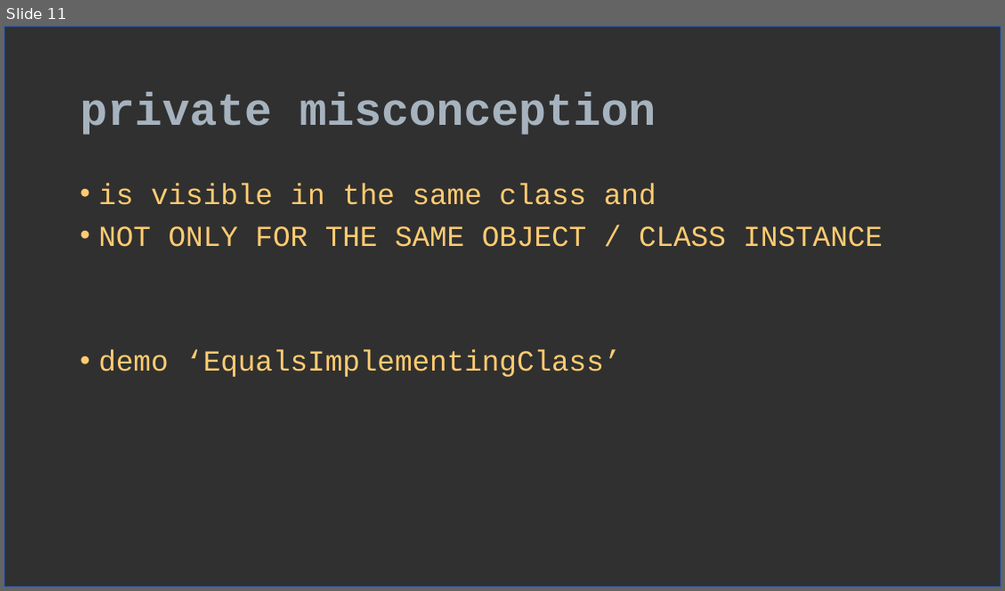
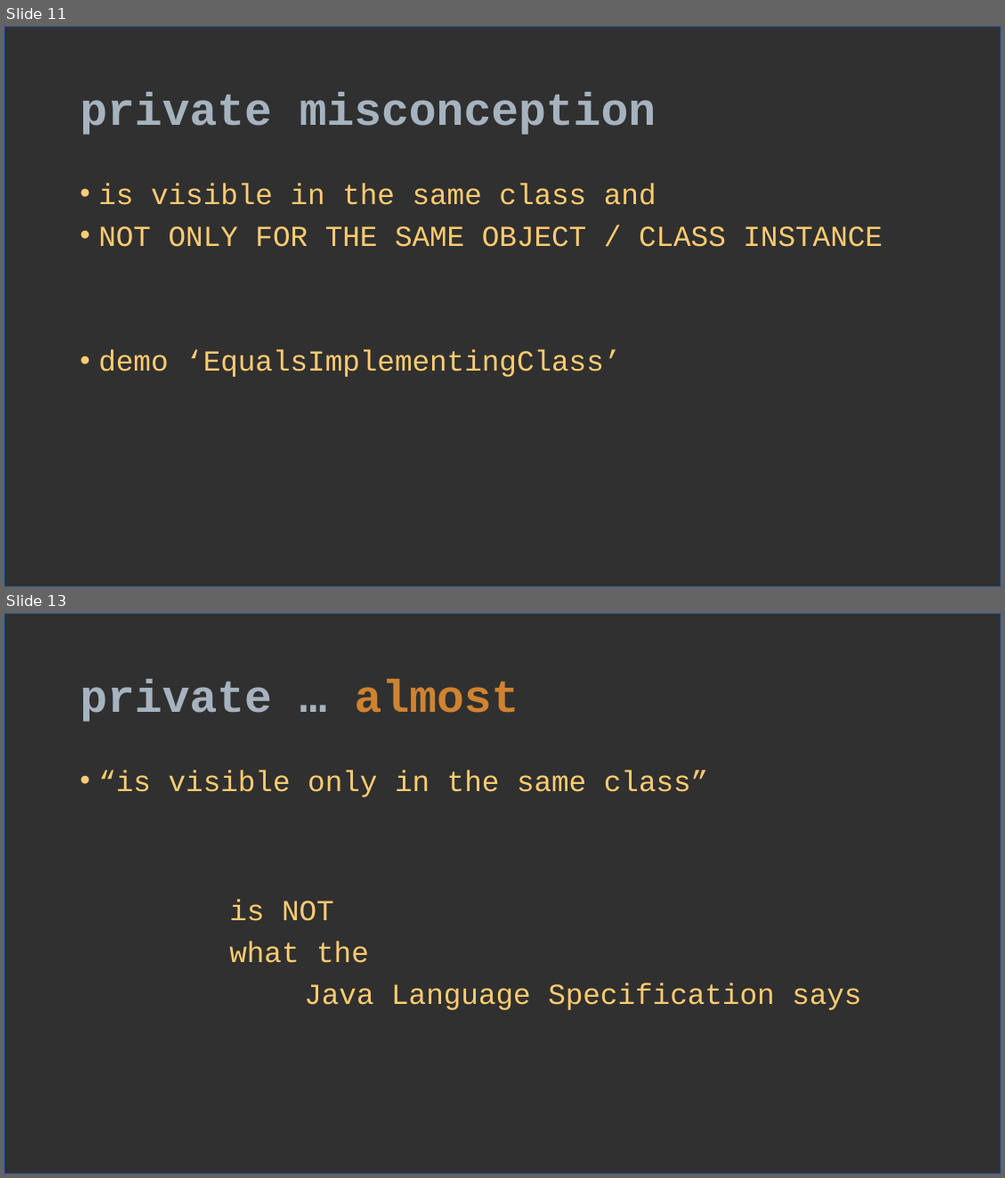
Before and after one commit to verhas/BLOG, a slide deck: access_modifiers/acess_modifiers.pptx. Shown one above the other, each under a label of ours: slide 11 before the commit, slides 11 and 13 after it; the slides between them are not shown. The pictures are 1005x591 and 1005x1178 pixels, drawn with LibreOffice and Linux fonts; fonts in the diff are those of the drawing. Boxes give left, top, right and bottom in pixels: in the first picture for what was removed or moved away, otherwise in the second. Text is boxed around its words. In the diff, an @@ line names an element or a change of style, - is before the commit and + after.

```diff
--- a/access_modifiers/acess_modifiers.pptx
+++ b/access_modifiers/acess_modifiers.pptx
@@ slide 13 added at (4, 613, 1001, 1174), background #404040; not listed: 1 template element that a slide beside it also shows @@
@@ title added at (80, 679, 519, 722), 44 pt, text #A6B3BF, bold @@
+private … almost
@@ text added at (98, 770, 708, 797), 28 pt, text #FECC71 @@
+• “is visible only in the same class”
@@ text added at (229, 899, 861, 1010), 28 pt, text #FECC71 @@
+is NOT
+what the
+Java Language Specification says
```
Also in this commit, not shown: 2 slides changed, 10 other slides added.
